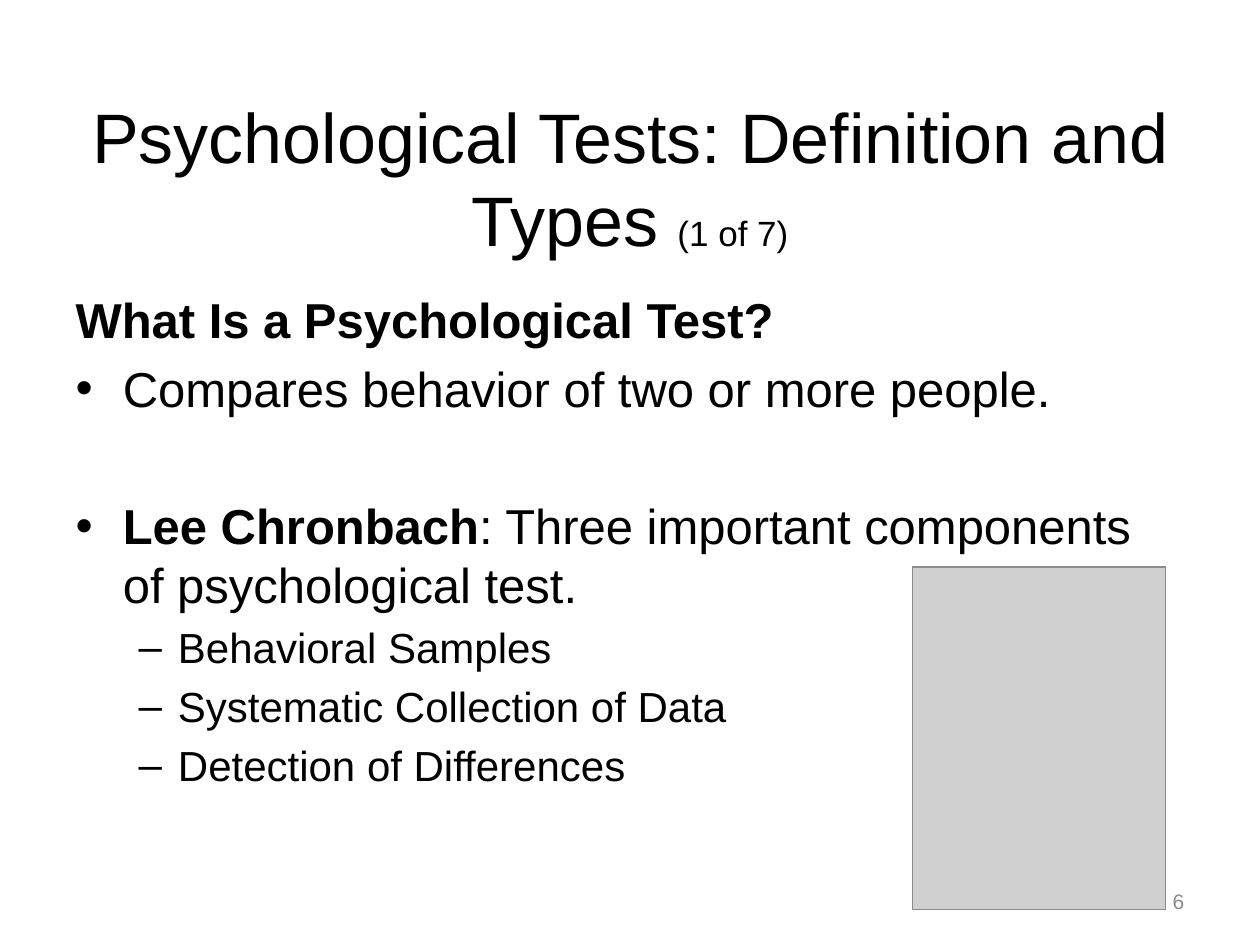
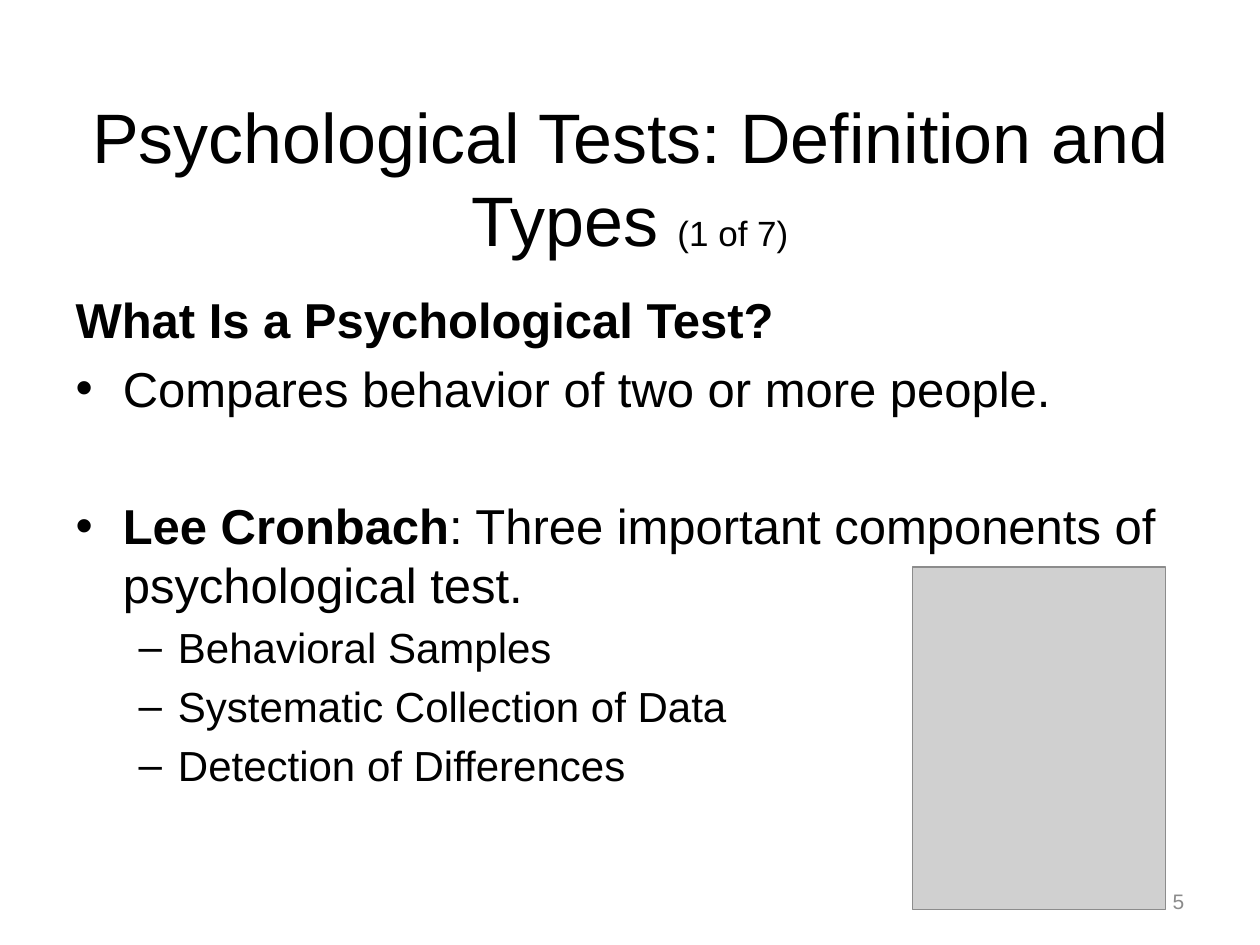
Before and after one commit to npm27/Teaching-Materials, a slide deck: slide 5 of Tests and Eval/Slides/1 Chapter 1.pptx (slide 6 before the commit). Drawn at 1260x945 pixels with LibreOffice and Linux fonts; fonts in the diff are those of the drawing; grey boxes stand for pictures. Boxes give left, top, right and bottom in pixels: in the first picture for what was removed or moved away, otherwise in the second. Text is boxed around its words. In the diff, an @@ line names an element or a change of style, - is before the commit and + after.

```diff
--- a/Tests and Eval/Slides/1 Chapter 1.pptx
+++ b/Tests and Eval/Slides/1 Chapter 1.pptx
@@ text at (123, 508, 1156, 613): text changed @@
-• Lee Chronbach: Three important components of psychological test.
+• Lee Cronbach: Three important components of psychological test.
@@ page number at (1173, 894, 1185, 909): text changed @@
-6
+5
```
Also in this commit, not shown: 3 other slides changed, 1 slide removed.
